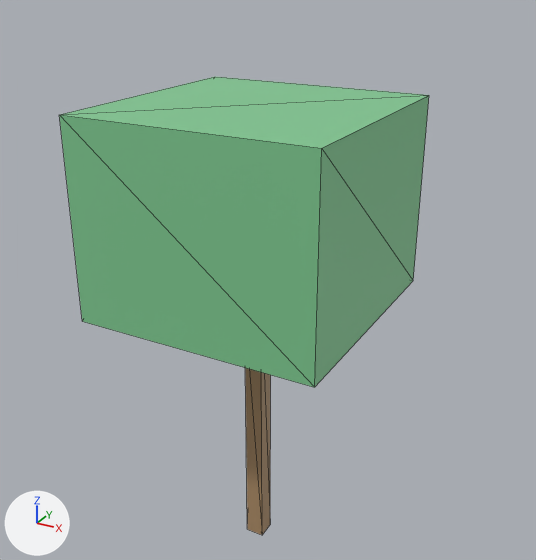
What one commit did to the glTF model data/islands/disksaver/glb/Prop_DS_Tree_22.glb.
Rendered twice from a 50 mm camera at (5.18, -9.08, 9.41) aimed at (0.03, 0.28, 4.73). Arrows for +X, +Y and +Z are at lower left; the lights stay in place. The first picture is the older version. Mesh edges are drawn as thin lines. Vertices at exactly the same position are counted once.
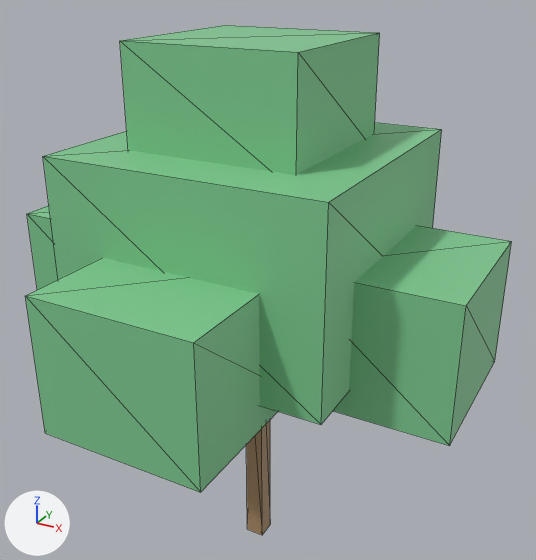
Where the change shows, as pixel boxes (x1, y1, x2, y2) in the pictures (536 x 560 px):
'Cube.001', moved, rescaled (8% wider): before (59, 77, 429, 387); after (43, 122, 442, 425)
'Cube.005', added (green): after (25, 258, 278, 492)
'Cube.006', added (green): after (120, 25, 380, 175)
'Cube.002', added (green): after (333, 226, 512, 446)
'Cube.003', added (green): after (27, 205, 58, 290)

The change, as a list of edits to the scene's bpy script:
```text
Change me_cube_1482:
    used by ob_cube_001; location = (0.0, 0.0, 0.0)
    remove me_cube_1482.from_pydata(...)  # 8 vertices, 12 faces; spans x -1.88..1.88, y -1.88..1.88, z 4.5..7.5
    add me_cube_1482.from_pydata(...)  # 8 vertices, 12 faces; spans x -2.06..2.06, y -2.06..2.06, z 4.12..6.98
    me_cube_1482 part 1: the whole mesh is scaled about its middle by (1.1, 1.1, 0.95), then moved by (0.0, 0.0, -0.45)
Add me_cube_1597:
    me_cube_1597.from_pydata(...)  # a box spanning x -1.28..1.28, y -1.28..1.28, z 6.75..8.4
    me_cube_1597.materials.append(mat_ds_leaf2)  # green #80ca92
Add me_cube_1596:
    me_cube_1596.from_pydata(...)  # a box spanning x -1.2..1.2, y -3.45..-1.05, z 3.75..5.7
    me_cube_1596.materials.append(mat_ds_leaf2)  # green #80ca92
Add me_cube_1594:
    me_cube_1594.from_pydata(...)  # a box spanning x -3.45..-1.05, y -1.2..1.2, z 3.75..5.7
    me_cube_1594.materials.append(mat_ds_leaf2)  # green #80ca92
Add me_cube_1593:
    me_cube_1593.from_pydata(...)  # a box spanning x 1.05..3.45, y -1.2..1.2, z 3.75..5.7
    me_cube_1593.materials.append(mat_ds_leaf2)  # green #80ca92
Add ob_cube_006:
    ob_cube_006 = bpy.data.objects.new('Cube.006', me_cube_1597)
    ob_cube_006.location = (0.0, 0.0, 0.0)
Add ob_cube_005:
    ob_cube_005 = bpy.data.objects.new('Cube.005', me_cube_1596)
    ob_cube_005.location = (0.0, 0.0, 0.0)
Add ob_cube_003:
    ob_cube_003 = bpy.data.objects.new('Cube.003', me_cube_1594)
    ob_cube_003.location = (0.0, 0.0, 0.0)
Add ob_cube_002:
    ob_cube_002 = bpy.data.objects.new('Cube.002', me_cube_1593)
    ob_cube_002.location = (0.0, 0.0, 0.0)
```
